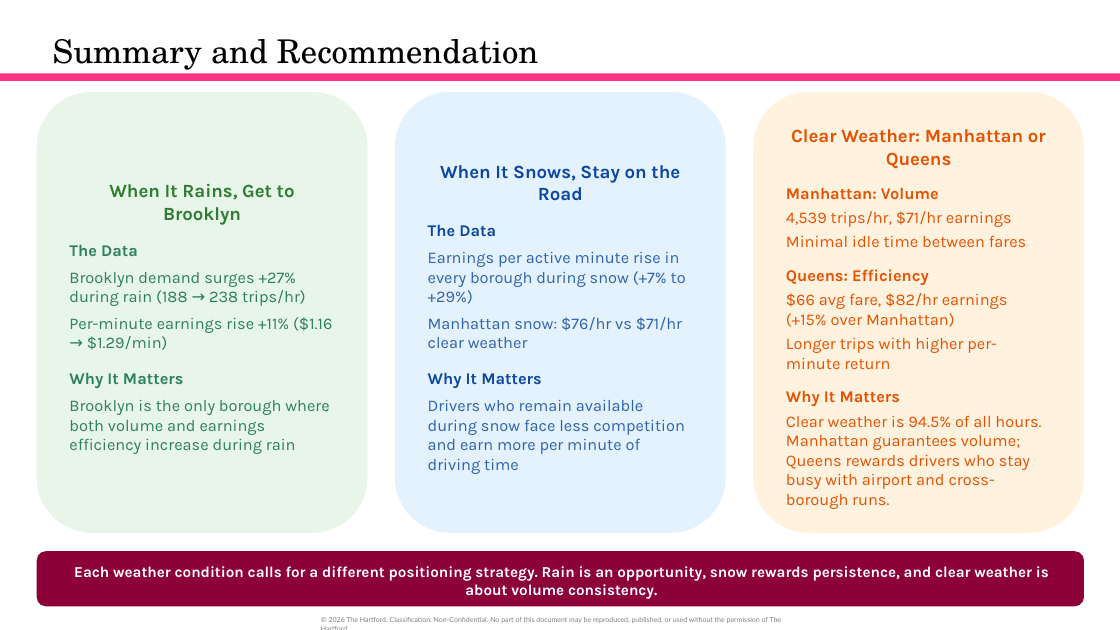
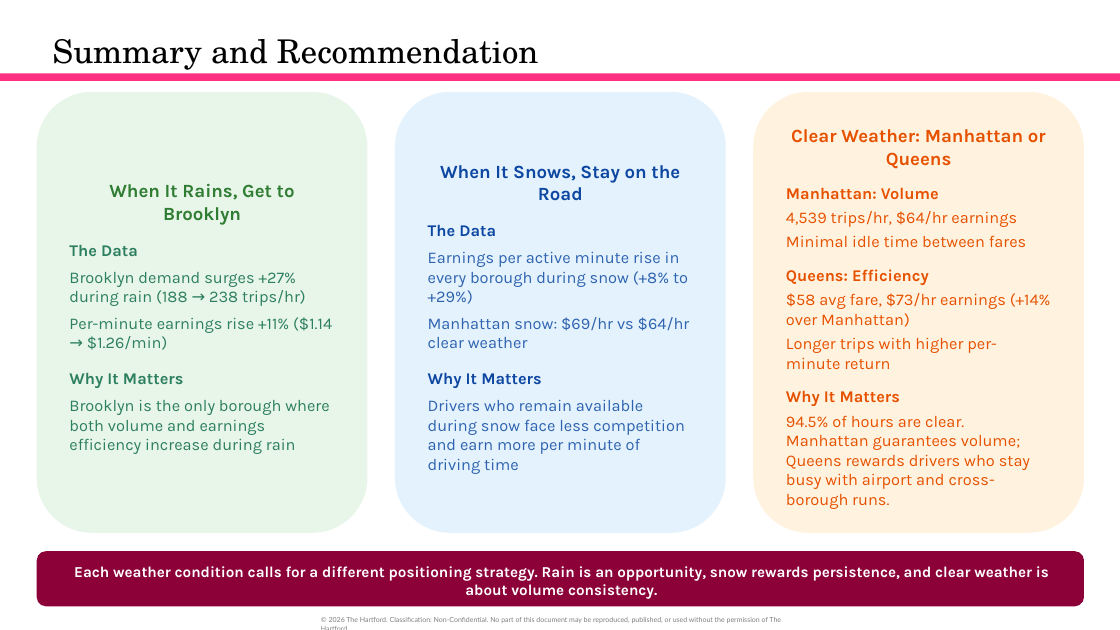
Before and after one commit to orlandojmarin/nyc-taxi-capstone, a slide deck: slide 17 of docs/Capstone_Presentation (10).pptx. Drawn at 1120x630 pixels with LibreOffice and Linux fonts; fonts in the diff are those of the drawing. Boxes give left, top, right and bottom in pixels: in the first picture for what was removed or moved away, otherwise in the second. Text is boxed around its words. In the diff, an @@ line names an element or a change of style, - is before the commit and + after.

Commit message:
Fix slide 17 numbers to match Streamlit fare definition
Uses (revenue - tips) / trips to exclude cash tip bias.
Queens: $58 avg fare, $73/hr. Manhattan: $22 avg fare, $64/hr.
Snow $/min changes: +8% to +29%. All numbers now consistent
with dashboard.

```diff
--- a/docs/Capstone_Presentation (10).pptx
+++ b/docs/Capstone_Presentation (10).pptx
@@ text in rounded rectangle at (786, 211, 1017, 227): text changed @@
-4,539 trips/hr, $71/hr earnings
+4,539 trips/hr, $64/hr earnings
@@ text in rounded rectangle at (428, 252, 690, 348): text changed @@
-Earnings per active minute rise in every borough during snow (+7% to +29%)
-Manhattan snow: $76/hr vs $71/hr clear weather
+Earnings per active minute rise in every borough during snow (+8% to +29%)
+Manhattan snow: $69/hr vs $64/hr clear weather
@@ text in rounded rectangle at (786, 293, 1051, 327): text changed @@
-$66 avg fare, $82/hr earnings (+15% over Manhattan)
+$58 avg fare, $73/hr earnings (+14% over Manhattan)
@@ text in rounded rectangle at (69, 317, 332, 350): text changed @@
-Per-minute earnings rise +11% ($1.16 → $1.29/min)
+Per-minute earnings rise +11% ($1.14 → $1.26/min)
@@ text in rounded rectangle at (786, 415, 1030, 509): text changed @@
-Clear weather is 94.5% of all hours. Manhattan guarantees volume; Queens rewards drivers who stay busy with airport and cross-borough runs.
+94.5% of hours are clear. Manhattan guarantees volume; Queens rewards drivers who stay busy with airport and cross-borough runs.
```
